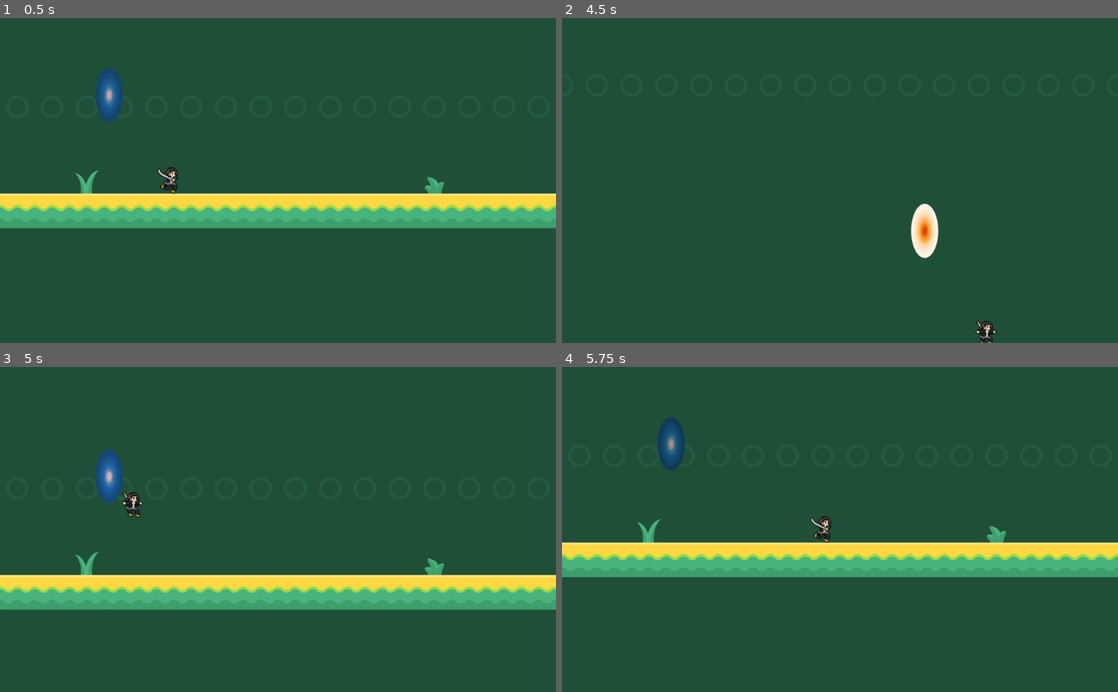
Above: before the commit, frames 1-4 (two rows, left to right).
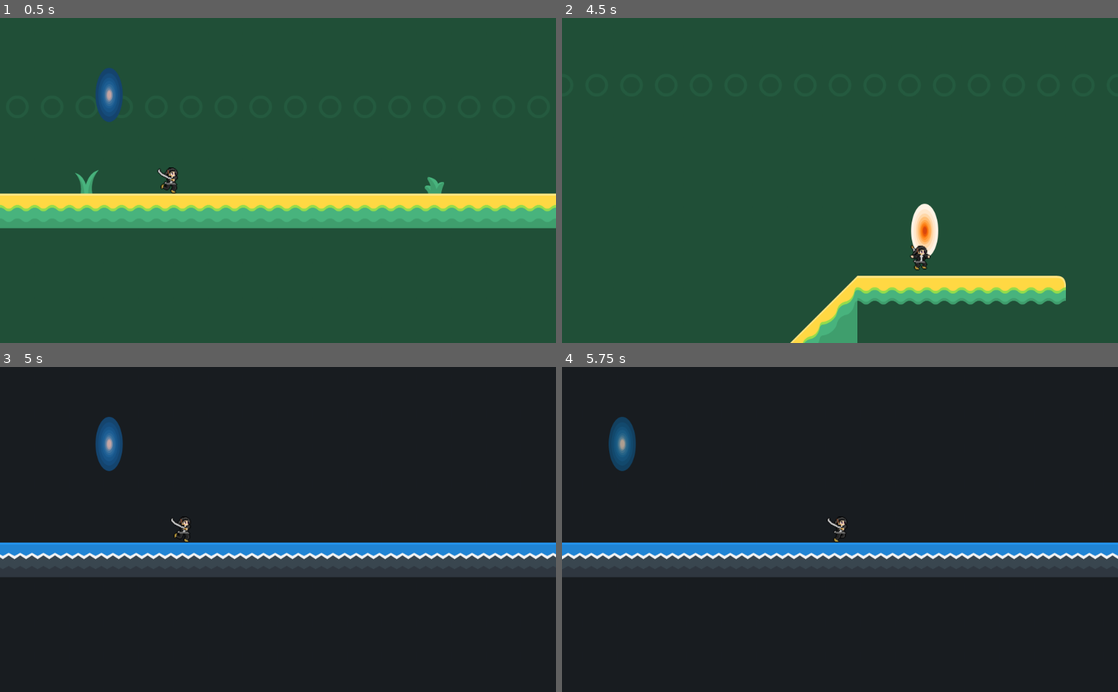
Above: after the commit, the same moments.

Repository: Lukasj892/04-2D-Platformer
Game: Godot game, scene res://Levels/Level2.tscn
Two runs of this game, one before a commit and one after it. Both use one fixed random seed, a clock stepped at 60 frames per second and the inputs below. This scene is started directly instead of the project's main scene.
Inputs:
- Up to frame 1 (0.5 s): no input
- Up to frame 2 (4.5 s): tap Space (attack) every 0.75 s from 0.6 to 4.35 s; tap W (jump) at 0.77, 1.52, 3.02, 3.77 s
- Up to frame 3 (5 s): tap W (jump) at 4.52 s
- Up to frame 4 (5.75 s): tap Space (attack) at 5.1 s

Frame 1 is identical in both runs. In frame 2, 4.7% of the frame differs, in the area x 41-91%, y 69-100%; in frame 3, 98%; in frame 4, 100%, in the area x 0-100%, y 0-100%.

Commit message:
Ver 2.1
Tweaked Attack anim and fixed a bug that destroyed every platform.

Diff:
--- a/Player/Player.tscn
+++ b/Player/Player.tscn
@@ -22,7 +22,7 @@
 
 [sub_resource type="SpriteFrames" id=14]
 animations = [ {
-"frames": [ ExtResource( 16 ), ExtResource( 17 ), ExtResource( 18 ), ExtResource( 12 ) ],
+"frames": [ ExtResource( 16 ), ExtResource( 17 ), ExtResource( 18 ), ExtResource( 18 ) ],
 "loop": false,
 "name": "Attacking",
 "speed": 12.0
@@ -52,7 +52,7 @@
 extents = Vector2( 16.5, 24 )
 
 [sub_resource type="RectangleShape2D" id=16]
-extents = Vector2( 26.5, 14.5 )
+extents = Vector2( 14.5, 21 )
 
 [node name="Player" type="KinematicBody2D"]
 position = Vector2( 200, 200 )
@@ -62,7 +62,7 @@
 [node name="AnimatedSprite" type="AnimatedSprite" parent="."]
 scale = Vector2( 1.5, 1.5 )
 frames = SubResource( 14 )
-animation = "Attacking"
+animation = "Moving"
 frame = 3
 playing = true
 
@@ -100,10 +100,10 @@
 
 [node name="DetectEnemy" type="Area2D" parent="."]
 collision_layer = 2
-collision_mask = 3
+collision_mask = 2
 
 [node name="CollisionShape2D" type="CollisionShape2D" parent="DetectEnemy"]
-position = Vector2( 43.5, 3.5 )
+position = Vector2( 31.5, -3 )
 shape = SubResource( 16 )
 disabled = true
 
Binary file added: Assets/Coin.png
Binary file changed: Assets/Mizuhara/Attacking/MizuharaAttack.png
Binary file changed: Assets/Mizuhara/Attacking/MizuharaAttack2.png
Binary file removed: Assets/player.png
Not shown, added: Assets/Coin.psd
Not shown, changed: Assets/Mizuhara/Attacking/MizuharaAttack.psd
Not shown, changed: Assets/Mizuhara/Attacking/MizuharaAttack2.psd
